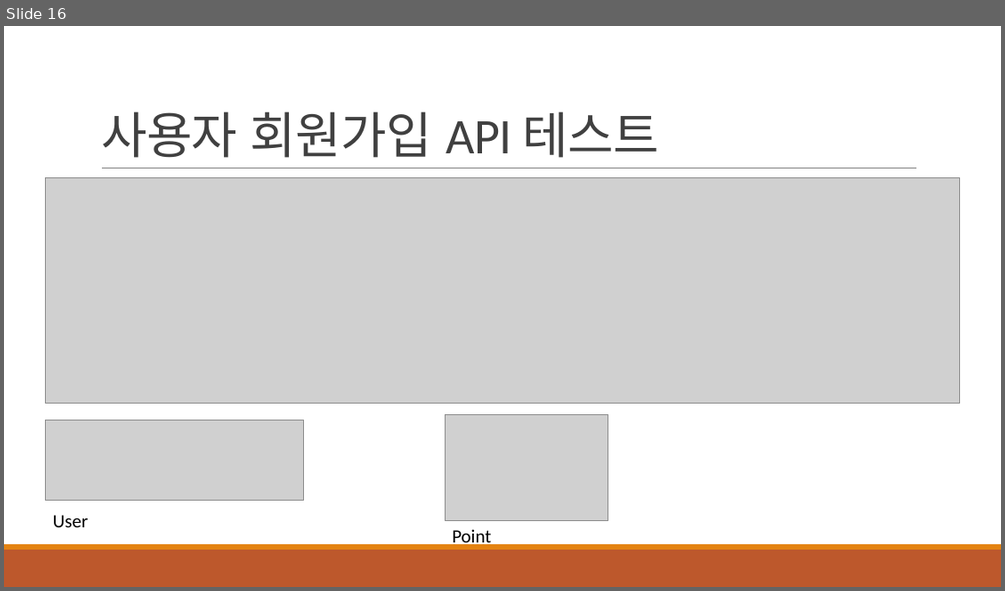
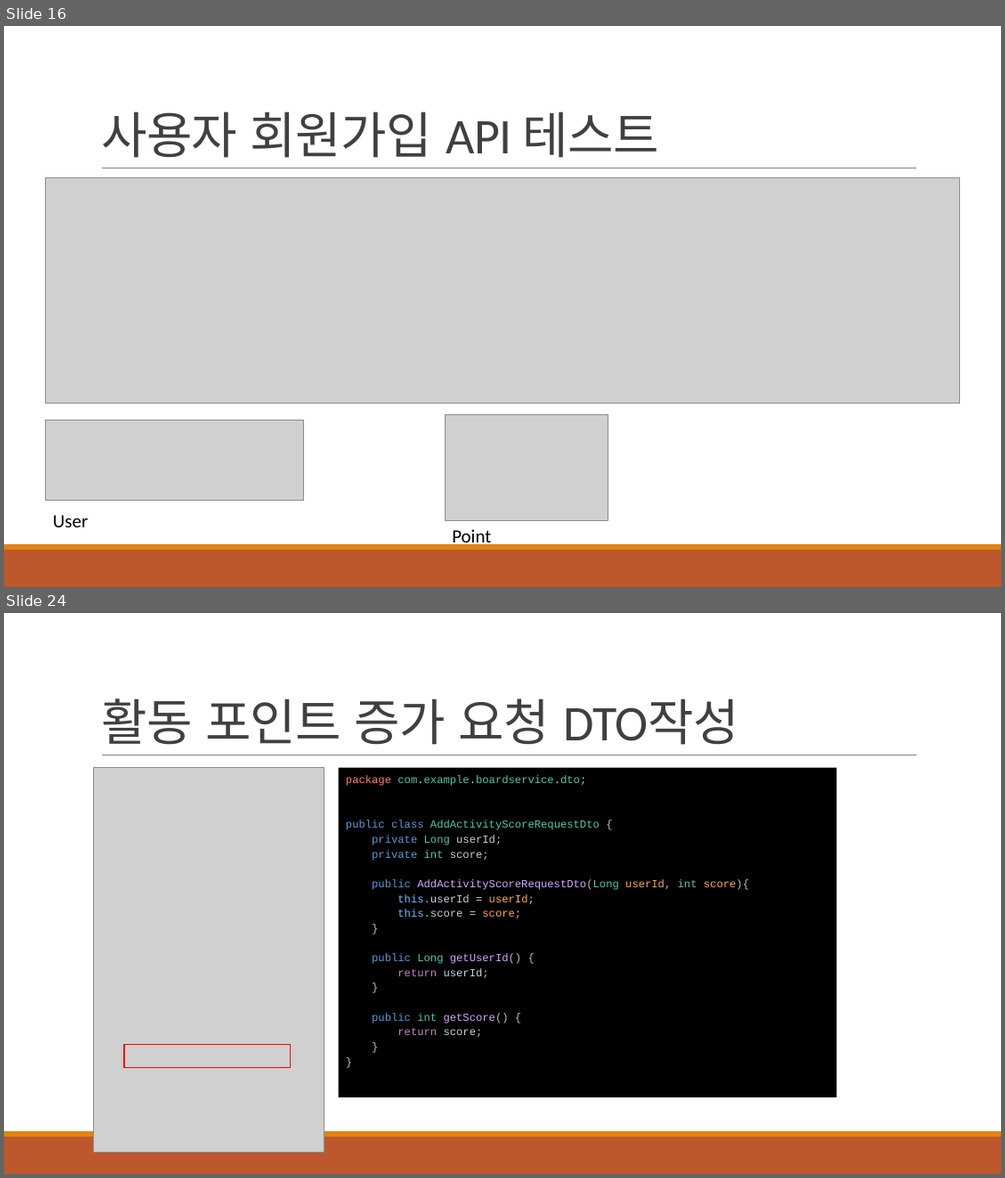
Before and after one commit to khb3025/study-msa, a slide deck: msa-ppt/3. 데이터 쓰기 API 구현.pptx. Shown one above the other, each under a label of ours: slide 16 before the commit, slides 16 and 24 after it; the slides between them are not shown. The pictures are 1005x591 and 1005x1178 pixels, drawn with LibreOffice and Linux fonts; fonts in the diff are those of the drawing; grey boxes stand for pictures. Boxes give left, top, right and bottom in pixels: in the first picture for what was removed or moved away, otherwise in the second. Text is boxed around its words. In the diff, an @@ line names an element or a change of style, - is before the commit and + after.

Commit message:
feat : 게시글 등록 시 동작 재정의
1. 게시글 등록 요청
2. 포인트 차감
3. 게시글 저장
4. 활동포인트 증가

```diff
--- a/msa-ppt/3. 데이터 쓰기 API 구현.pptx
+++ b/msa-ppt/3. 데이터 쓰기 API 구현.pptx
@@ slide 24 added at <box>4,613,1001,1174</box>, background #FFFFFF; not listed: 3 template elements that a slide beside it also shows @@
@@ title added at <box>101,698,739,745</box>, 48 pt, text #404040 @@
+활동 포인트 증가 요청 DTO작성
@@ picture added at <box>94,768,324,1152</box> @@
@@ rectangle added at <box>339,768,837,1097</box>, fill #000000, 10.5 pt, text #4EC9B0 @@
+package com.example.boardservice.dto;
+public class AddActivityScoreRequestDto {
+private Long userId;
+private int score;
+public AddActivityScoreRequestDto(Long userId, int score){
+this.userId = userId;
+this.score = score;
+}
+public Long getUserId() {
+return userId;
+}
+public int getScore() {
+return score;
+}
+}
@@ rectangle added at <box>124,1045,291,1068</box>, outline #FF0000 1.25 pt @@
```
Also in this commit, not shown: 1 slide changed, 11 other slides added, 8 other files.
